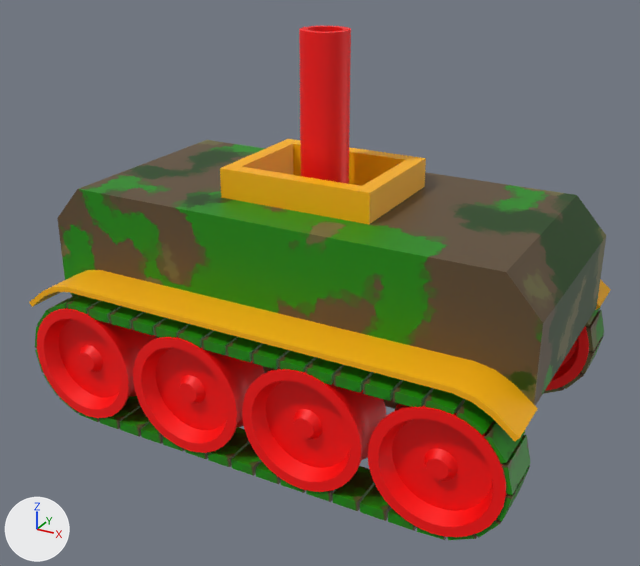
The FBX model Assets/Art/Cannons_Models/Gun07.fbx: old version first, new version second.
Rendered twice from a 50 mm camera at (3.63, -6.69, 1.57) aimed at (0.06, -0.2, -1.68). The axes (+X, +Y, +Z) are drawn at lower left. The lights are the same throughout. Where no turn or scale is listed for an object, it has been applied to the vertices.
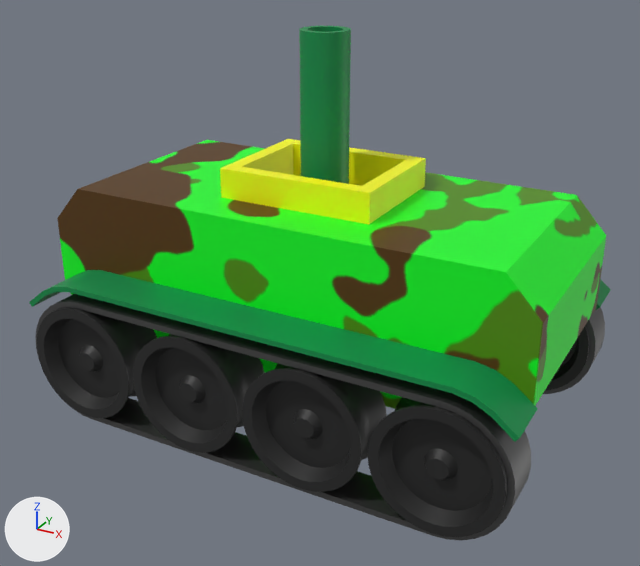
What differs and where, as boxes [x1, y1, x2, y2] in the pictures (640 x 566 px):
'Plane.003', surface changed: [57, 139, 606, 409] in both
'Cylinder.016', surface changed (red to black): [37, 308, 589, 537] in both
'Plane.004', surface changed (orange to green): [29, 270, 611, 442] in both
'Cube', deleted (green): before [35, 294, 531, 540]
'Cylinder.018', now drawn: after [35, 294, 605, 540]
'Cylinder.023', surface changed (red to green): [299, 26, 351, 184] in both
'Cube.001', deleted: before [543, 307, 604, 394]

The change, as a diff of the scene's bpy script:
```diff
--- a/Assets/Art/Cannons_Models/Gun07.fbx.py
+++ b/Assets/Art/Cannons_Models/Gun07.fbx.py
@@ img_gun07_base07_basecolor_png @@
+img_gun07_base07_basecolor_png = load_image('Gun07_Base07_BaseColor.png', '_unpacked/Gun07_Base07_BaseColor.png', 1024, 1024, 'sRGB')
@@ img_gun07_base07_metallic_png @@
+img_gun07_base07_metallic_png = load_image('Gun07_Base07_Metallic.png', '_unpacked/Gun07_Base07_Metallic.png', 1024, 1024, 'Non-Color')
@@ mat_base07 @@
 n0 = _N.new('ShaderNodeBsdfPrincipled'); n0.name = 'Principled BSDF'
 n2 = _N.new('ShaderNodeTexImage'); n2.name = 'Image Texture'
-n2.image = img_gun07_defaultmaterial_basecolor_png
+n2.image = img_gun07_base07_basecolor_png
+n3 = _N.new('ShaderNodeTexImage'); n3.name = 'Image Texture.001'
+n3.image = img_gun07_base07_metallic_png
 _L.new(n2.outputs[0], n0.inputs[0])  # 'Color' to 'Base Color'
 _L.new(n0.outputs[0], n1.inputs[0])  # 'BSDF' to 'Surface'
+_L.new(n3.outputs[0], n0.inputs[1])  # 'Color' to 'Metallic'
@@ me_cylinder_001 @@
 me_cylinder_001.from_pydata(...)  # 3584 vertices, 3344 faces; spans x -2.28..2.28, y -1.48..1.48, z -2.93..-1.83
 # used by ob_cylinder_016; location = (0.0, 0.0, 0.0)
+# me_cylinder_001 part 4: texture (UV) coordinates of 3344 of 3344 faces, centred in x -2.28..2.28, y -1.48..1.48, z -2.93..-1.84, changed; they spanned u 0.55..0.97, v 0.0..0.96 and now span u 0.0..1.0, v 0.0..0.92
 me_cylinder_001.materials.append(mat_base07)
@@ me_cylinder_031 @@
 me_cylinder_031.from_pydata(...)  # 128 vertices, 98 faces; spans x -0.21..0.21, y -0.21..0.21, z -1.0..1.0
 # used by ob_cylinder_023; location = (0.0, 0.0, -0.461)
+# me_cylinder_031 part 2: texture (UV) coordinates of 98 of 98 faces, centred in x -0.21..0.21, y -0.21..0.21, z -1.0..1.0, changed; they spanned u 0.0..0.93, v 0.0..0.48 and now span u 0.38..0.99, v 0.0..0.95
 me_cylinder_031.materials.append(mat_base07)
@@ me_plane_002 @@
 me_plane_002.from_pydata(...)  # 72 vertices, 68 faces; spans x -2.33..2.33, y -1.44..1.44, z -0.73..-0.43
 # used by ob_plane_004; location = (0.0, 0.0, -1.204)
+# me_plane_002 part 5: texture (UV) coordinates of 68 of 68 faces, centred in x -2.31..2.31, y -1.44..1.44, z -0.71..-0.43, changed; they spanned u 0.74..0.87, v 0.18..0.42 and now span u 0.17..0.35, v 0.91..0.98
 me_plane_002.materials.append(mat_base07)
@@ me_mesh @@
 # used by ob_cylinder_018; location = (1.731, -1.238, -2.381)
-me_mesh.from_pydata(...)  # 34 vertices, 0 faces; spans x -4.01..0.55, y -0.24, z -0.55..0.55
+me_mesh.from_pydata(...)  # 272 vertices, 272 faces; spans x -2.34..2.34, y -1.43..1.43, z -2.99..-1.78
+# me_mesh part 1: 34 vertices removed from x -4.01..0.55, y -0.24, z -0.55..0.55; 272 vertices added at x -2.34..2.34, y -1.43..1.43, z -2.99..-1.78
 me_mesh.materials.append(mat_base07)
@@ me_plane_003 @@
 me_plane_003.from_pydata(...)  # 36 vertices, 34 faces; spans x -2.3..2.3, y -1.0..1.0, z -0.68..0.95
 # used by ob_plane_003; location = (0.0, 0.0, -1.557)
+# me_plane_003 part 3: texture (UV) coordinates of 34 of 34 faces, centred in x -2.3..2.3, y -1.0..1.0, z -0.68..0.95, changed; they spanned u 0.0..1.0, v 0.11..0.99 and now span u 0.43..0.99, v 0.39..0.95
 me_plane_003.materials.append(mat_base07)
@@ ob_cube_001 @@
-ob_cube_001 = bpy.data.objects.new('Cube.001', me_cube_008)
-ob_cube_001.location = (0.0, 0.998, -2.381)
@@ ob_cube @@
-ob_cube = bpy.data.objects.new('Cube', me_cube_005)
-ob_cube.location = (0.0, -0.998, -2.381)
@@ ob_cylinder_018 @@
 ob_cylinder_018 = bpy.data.objects.new('Cylinder.018', me_mesh)
-ob_cylinder_018.location = (1.731, -1.238, -2.381)
+ob_cylinder_018.location = (0.0, 0.0, 0.0)
```
